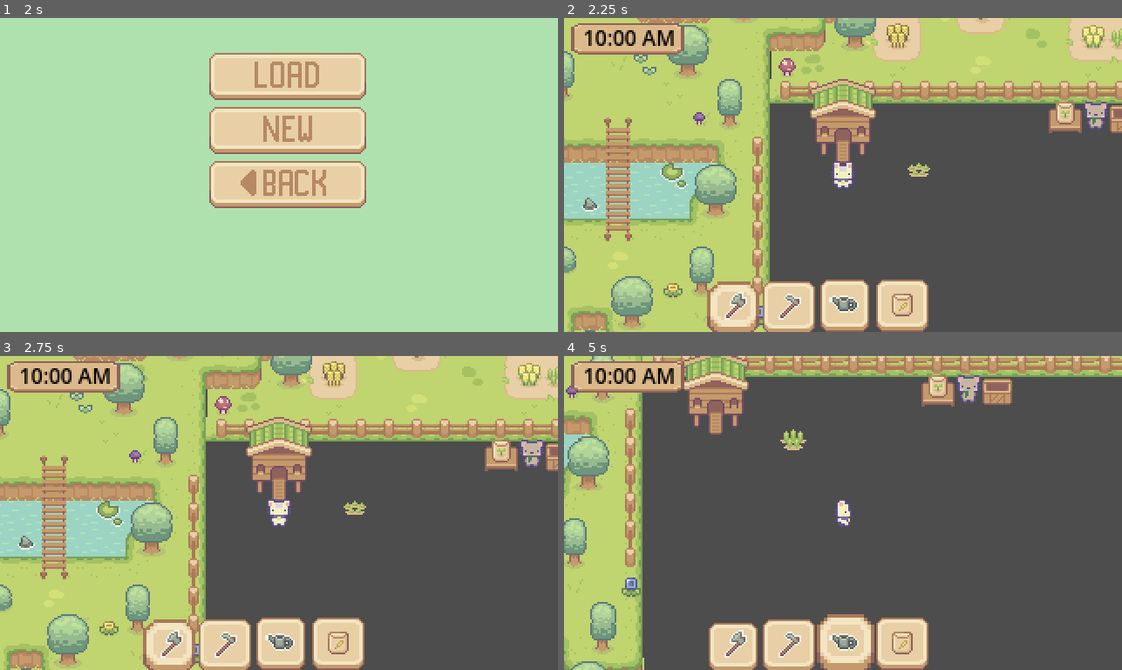
Above: before the commit, frames 1-4 (two rows, left to right).
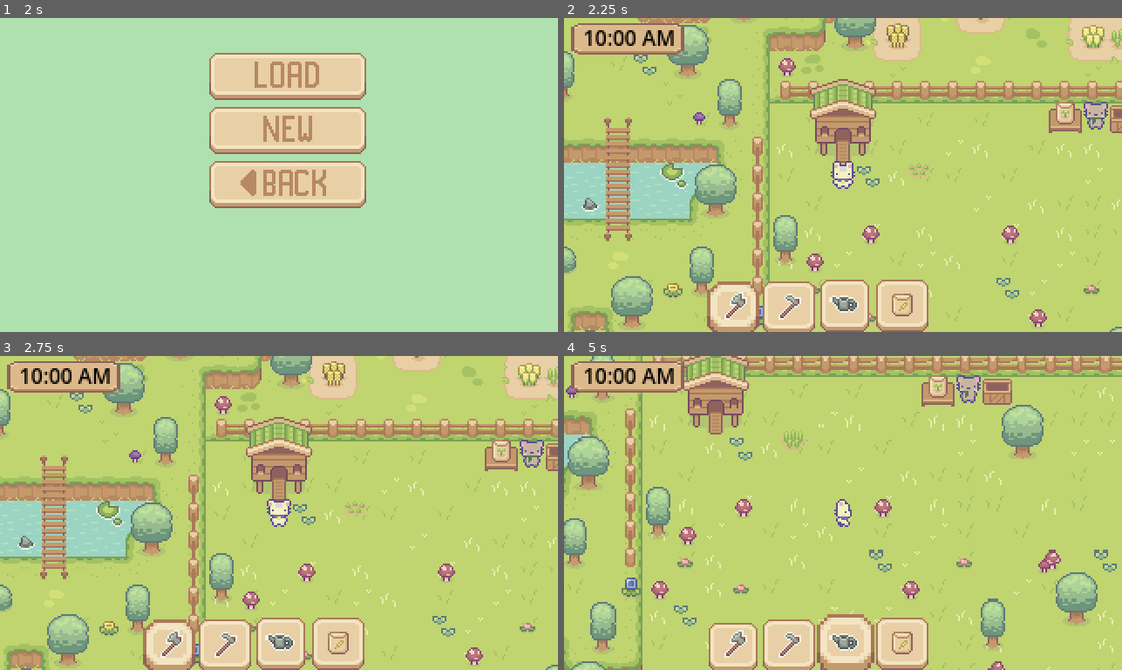
Above: after the commit, the same moments.

Repository: egd3025/everbloom
Game: Godot game, scene res://start_menu.tscn
The game is run twice, just before and just after one commit, with the same random seed, the same clock (stepped at 60 frames per second) and the same inputs.
Inputs (mouse positions are in pixels of both pictures, inside the frame that each line leads up to):
- Up to frame 1 (2 s): click (117, 303) at 0.5 s; click (290, 131) at 1.25 s
- Up to frame 2 (2.25 s): click (854, 77) at 2 s
- Up to frame 3 (2.75 s): no input
- Up to frame 4 (5 s): tap Enter at 2.75 s; hold Right (ui_right) 2.78-3.53 s; tap 1 (1) at 2.85 s; tap 2 (2) at 3.05, 3.6 s; hold Down (ui_down) 3.53-4.28 s; tap 3 (3) at 3.8, 4.35 s; hold Right (ui_right) from 4.28 s (still down); tap A (Plant) at 4.55 s

Frame 1 is identical in both runs. In frame 2, 39% of the frame differs, in the area x 36-100%, y 10-100%; in frame 3, 39%; in frame 4, 71%, in the area x 14-100%, y 6-100%.
Error before the commit: Attempt to call function 'get_line' in base 'null instance' on a null instance. (res://World/Panel.gd:129)
Error after the commit: Attempt to call function 'get_length' in base 'null instance' on a null instance. (res://World/world.gd:20)

Commit message:
adds clearing files for new game

Diff:
--- a/EverBloom/Plants/Plant.tscn
+++ b/EverBloom/Plants/Plant.tscn
@@ -24,6 +24,7 @@
 
 [node name="CollisionShape2D" type="CollisionShape2D" parent="pickable_area"]
 shape = SubResource("CircleShape2D_74do7")
+one_way_collision_margin = 5.0
 
 [node name="Marker2D" type="Marker2D" parent="."]
 
--- a/EverBloom/Player/Player.gd
+++ b/EverBloom/Player/Player.gd
@@ -125,19 +125,21 @@
 	#get the item logo
 	var item : InvItem = preload("res://Inventory/items/Wheat.tres")
 	#open the file with the json data
+
 	var file = FileAccess.open(save_Inv, FileAccess.READ)
-	var data = JSON.parse_string(file.get_line())
-	#count used to index the item slots
-	var count = 0
-	#loop for each item saved
-	for savedItem in data["items"]:
-		#insert it and add the amount
-		inv.insert(item)
-		inv.slots[count].amount = savedItem["amount"]
+	if file.get_length() != 0:
+		var data = JSON.parse_string(file.get_line())
+		#count used to index the item slots
+		var count = 0
+		#loop for each item saved
+		for savedItem in data["items"]:
+			#insert it and add the amount
+			inv.insert(item)
+			inv.slots[count].amount = savedItem["amount"]
 
-		count += 1
-	#sends signal to the inventory ui to update
-	update.emit()
+			count += 1
+		#sends signal to the inventory ui to update
+		update.emit()
 
 # Functions to process the signal from hotbar
 func _on_hotbar_selected_num_1():
--- a/EverBloom/World/Panel.gd
+++ b/EverBloom/World/Panel.gd
@@ -83,30 +83,31 @@
 
 	#opens the file
 	var file = FileAccess.open(save_Plants, FileAccess.READ)
-	var data = JSON.parse_string(file.get_line())
-	#creates a new plant coordinate list
-	var coordList = []
-	#loads in the all the data for each plant
-	#it then creates a plant for each one saved and gives it
-	#that respective data
-	for tile_data in data["plants"]:
-		var x = tile_data["x"]
-		var y = tile_data["y"]
-		var stage = tile_data["stage"]
-		var timeLeft = tile_data["time"]
-		var plant1 = plant.instantiate()
-		plant1.position.x = x
-		plant1.position.y = y
+	if file.get_length() != 0:
+		var data = JSON.parse_string(file.get_line())
+		#creates a new plant coordinate list
+		var coordList = []
+		#loads in the all the data for each plant
+		#it then creates a plant for each one saved and gives it
+		#that respective data
+		for tile_data in data["plants"]:
+			var x = tile_data["x"]
+			var y = tile_data["y"]
+			var stage = tile_data["stage"]
+			var timeLeft = tile_data["time"]
+			var plant1 = plant.instantiate()
+			plant1.position.x = x
+			plant1.position.y = y
 
-		#add it to the coordinate list
-		var coord = floor.to_local(Vector2(x,y))
-		coord = floor.local_to_map(coord)
-		world.coordList.append([coord, plant1])
-		#set the stages and time and adds it to the group and as a child of the world
-		plant1.set_stage(stage)
-		plant1.add_to_group("Plants")
-		plant1.setTimerLeft(timeLeft)
-		world.add_child(plant1)
+			#add it to the coordinate list
+			var coord = floor.to_local(Vector2(x,y))
+			coord = floor.local_to_map(coord)
+			world.coordList.append([coord, plant1])
+			#set the stages and time and adds it to the group and as a child of the world
+			plant1.set_stage(stage)
+			plant1.add_to_group("Plants")
+			plant1.setTimerLeft(timeLeft)
+			world.add_child(plant1)
 
 
 func load_game():
--- a/EverBloom/World/escMenu.gd
+++ b/EverBloom/World/escMenu.gd
@@ -7,7 +7,10 @@
 @export var game_manager : GameManager
 @onready var player = $"../../player"
 
-
+var save_pathPlayer = "user://variable.save"
+var save_tileMap = "user://map.json"
+var save_Plants = "user://plants.json"
+var save_Inv = "user://inventory.json"
 
 ## Called when the node enters the scene tree for the first time.
 func _ready():
@@ -51,8 +54,13 @@
 
 
 func _on_new_world_pressed():
-	saving_time.load_game()
-	saving_time.load_Map()
-	saving_time.loadPlants()
-	player.loadInv()
-	print("NEW GAME LOADED")
+	var file = FileAccess.open(save_pathPlayer, FileAccess.WRITE)
+	var file1 = FileAccess.open(save_Inv, FileAccess.WRITE)
+	var file2 = FileAccess.open(save_tileMap, FileAccess.WRITE)
+	var file3 = FileAccess.open(save_Plants, FileAccess.WRITE)
+	file.close()
+	file1.close()
+	file2.close()
+	file3.close()
+	print("NEW GAME STARTED")
+	get_tree().change_scene_to_file("res://World/world.tscn")
--- a/EverBloom/World/world.gd
+++ b/EverBloom/World/world.gd
@@ -6,17 +6,23 @@
 @onready var player = $player
 @onready var saving_time = $Saving_Time
 
+var save_pathPlayer = "user://variable.save"
+var save_tileMap = "user://map.json"
+var save_Plants = "user://plants.json"
+var save_Inv = "user://inventory.json"
 #coordinate list for all the plants
 var coordList = []
 # makes a variable to recieve the signal from hotbar
 var hotbarSelected = 1;
 
 func _ready():
-	saving_time.load_game()
-	saving_time.load_Map()
-	saving_time.loadPlants()
-	player.loadInv()
-	print("GAME LOADED")
+	var file = FileAccess.open(save_pathPlayer, FileAccess.READ)
+	if file.get_length() != 0:
+		saving_time.load_game()
+		saving_time.load_Map()
+		saving_time.loadPlants()
+		player.loadInv()
+		print("GAME LOADED")
 
 func _input(event):
 	if event.is_action("Plant"):
Not shown: 1 places in EverBloom/select_world.tscn that only renumber resources
